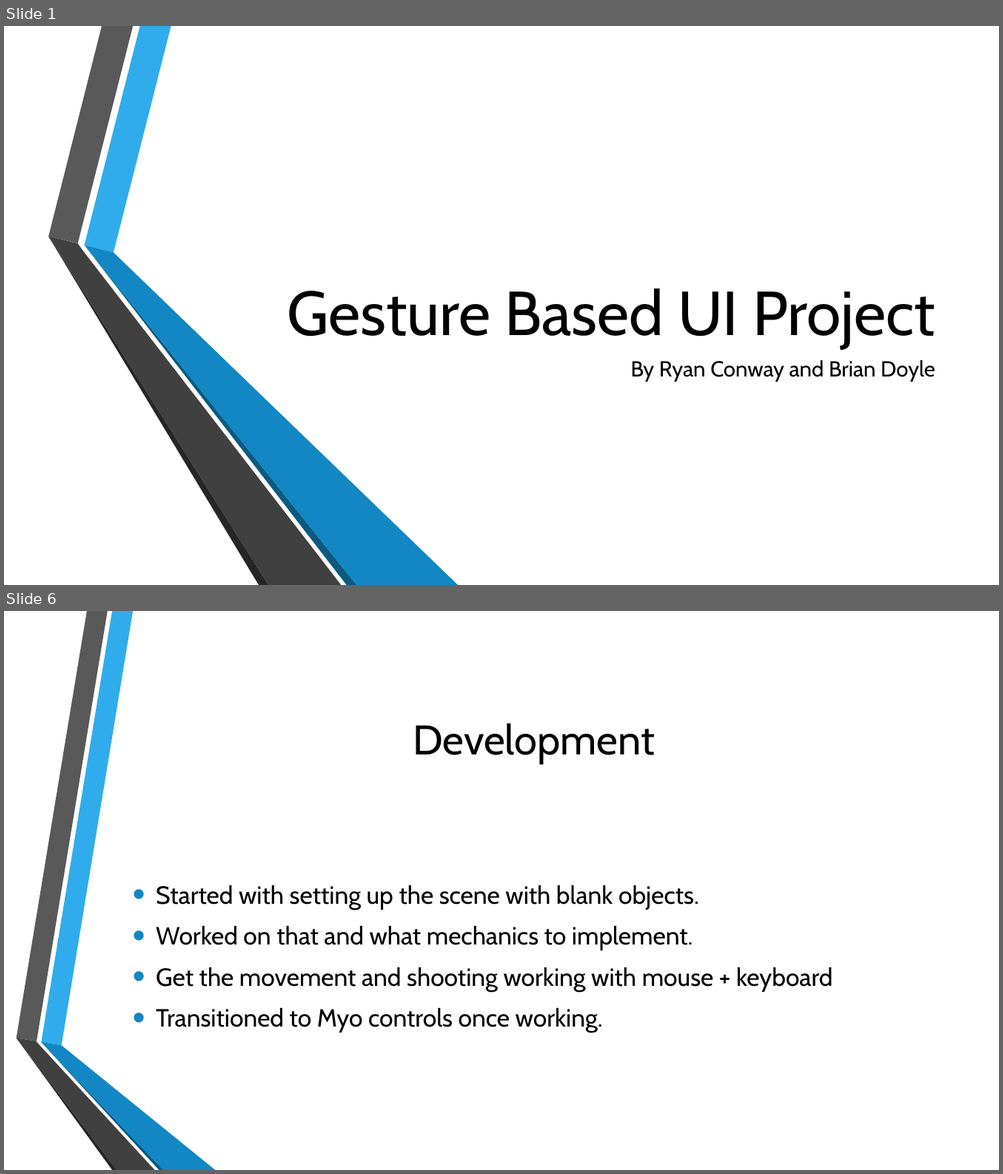
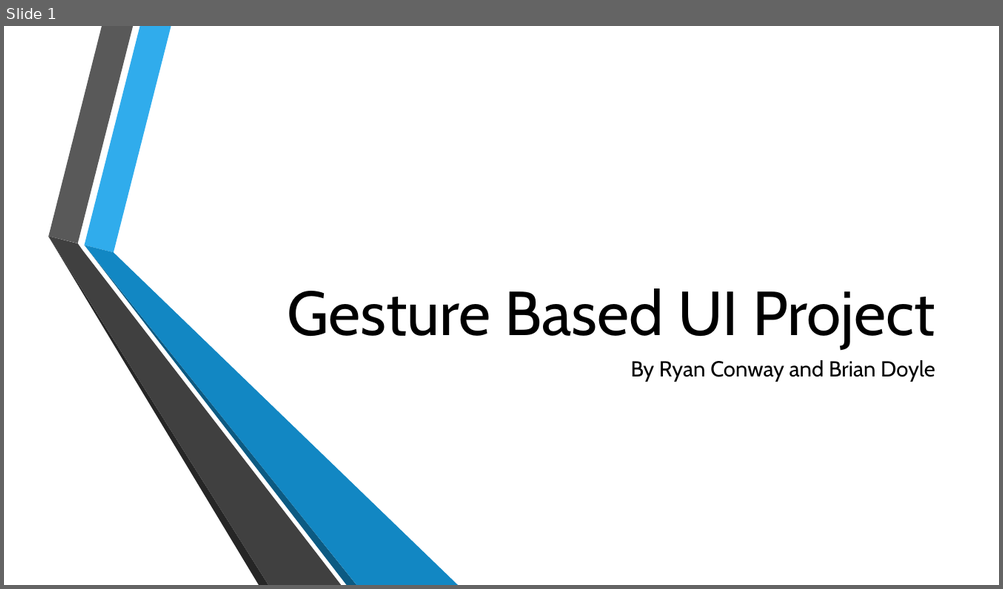
Before and after one commit to BrianD147/Gesture-Based-UI-Development-Project, a slide deck: Gesture Based UI Project.pptx. Shown one above the other, each under a label of ours: slides 1 and 6 before the commit, slide 1 after it; the slides between them are not shown. The pictures are 1003x1174 and 1003x589 pixels, drawn with LibreOffice and Linux fonts; fonts in the diff are those of the drawing; background and template pictures are left out. Boxes give left, top, right and bottom in pixels: in the first picture for what was removed or moved away, otherwise in the second. Text is boxed around its words. In the diff, an @@ line names an element or a change of style, - is before the commit and + after.

Commit message:
Redesigned options scene, added pause menu to main scene, and updated presentation

```diff
--- a/Gesture Based UI Project.pptx
+++ b/Gesture Based UI Project.pptx
@@ slide 6 removed at [4, 611, 999, 1170], background picture (left out) @@
@@ title removed at [412, 723, 654, 764] @@
-Development
@@ text removed at [156, 885, 833, 1033] @@
-• Started with setting up the scene with blank objects.
-• Worked on that and what mechanics to implement.
-• Get the movement and shooting working with mouse + keyboard
-• Transitioned to Myo controls once working.
@@ group removed at [16, 611, 215, 1170]: 6 freeform shapes @@
```
Also in this commit, not shown: 1 slide changed, 4 slides added, 7 other slides removed, 3 other files.
